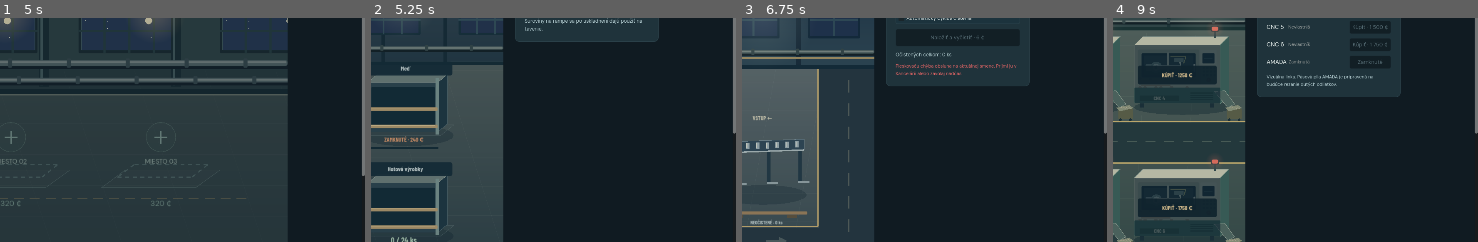
Above: before the commit, frames 1-4 (left to right).
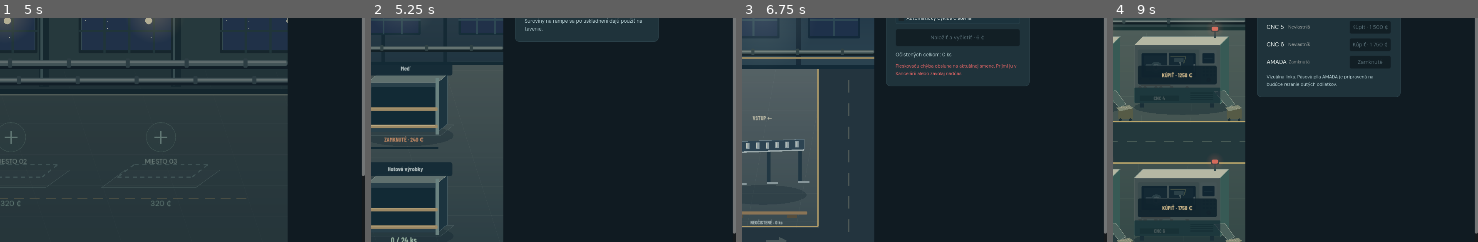
Above: after the commit, the same moments.

Repository: vopojtepek/Zlievaren
Game: Godot game, scene res://src/scenes/Main.tscn
Same seed, same stepped clock (60 frames per second), same inputs: the game is played once before the commit and once after it.
Inputs:
- Up to frame 1 (5 s): click "Ⅱ" at 0.5 s; click "▶" at 1.25 s; click "?" at 2 s; click "Novinky" at 2.75 s; click "Pokračovať" at 3.5 s; click "Zlievareň" at 4.25 s
- Up to frame 2 (5.25 s): click "Sklad" at 5 s
- Up to frame 3 (6.75 s): click "Zlievareň" at 5.75 s; click "Pieskovač" at 6.5 s
- Up to frame 4 (9 s): click "Sklad" at 7.25 s; click "Pieskovač" at 8 s; click "CNC hala" at 8.75 s
The pictures show only the part of the screen within x 50-100%, y 36-86%; the shares and areas given below are measured in that part.

Frame 1 is identical in both runs. In frame 2, 0.4% of the frame differs, in the area x 99-100%, y 51-97%; in frame 3, 0.4%; in frame 4, 0.4%.

Commit message:
Simplify hall panels and show office vacancies as horizontal icons

Diff:
--- a/godot/src/ui/WebLayout.gd
+++ b/godot/src/ui/WebLayout.gd
@@ -274,7 +274,7 @@
 	scene.visible = id != "office"
 	scene_info.visible = id != "office"
 	sidebar.visible = id != "office" and id != "foundry"
-	main.management_tabs.visible = id != "foundry"
+	main.management_tabs.visible = id == "office"
 	main.inspectors_container.hide()
 	_resize_scene.call_deferred()
 	area_switch.text = "TAVIAREŇ → SKLAD" if id == "foundry" else "← TAVIAREŇ"
--- a/godot/src/ui/office/OfficeView.gd
+++ b/godot/src/ui/office/OfficeView.gd
@@ -23,7 +23,7 @@
 @onready var missing_workers_list: VBoxContainer = $VBox/ScrollContent/ContentBox/TabOverview/MissingList
 @onready var employees_list: GridContainer = $VBox/ScrollContent/ContentBox/TabOverview/EmployeesGrid
 
-@onready var recruit_position_select: OptionButton = $VBox/ScrollContent/ContentBox/TabHire/RecruitHead/PositionSelect
+@onready var recruit_position_buttons: HBoxContainer = $VBox/ScrollContent/ContentBox/TabHire/RecruitHead/PositionScroll/PositionButtons
 @onready var recruit_formula_label: Label = $VBox/ScrollContent/ContentBox/TabHire/RecruitHead/FormulaLabel
 @onready var recruit_shifts_list: VBoxContainer = $VBox/ScrollContent/ContentBox/TabHire/ShiftsList
 
@@ -77,7 +77,6 @@
 	btn_tab_payroll.pressed.connect(func(): _switch_tab("payroll"))
 
 	btn_pay_debt.pressed.connect(_on_pay_debt)
-	recruit_position_select.item_selected.connect(_on_recruit_position_selected)
 
 	_switch_tab("overview")
 	_populate_recruit_positions()
@@ -122,12 +121,21 @@
 		return
 	var positions = FoundryEngine.positions(state)
 	cached_position_keys.clear()
-	recruit_position_select.clear()
+	for child in recruit_position_buttons.get_children():
+		recruit_position_buttons.remove_child(child)
+		child.queue_free()
 
 	for p in positions:
 		if p.crew == 0:
 			cached_position_keys.append(p.key)
-			recruit_position_select.add_item(p.label)
+			var button = Button.new()
+			button.text = p.label
+			button.tooltip_text = "Nábor · " + p.label
+			button.toggle_mode = true
+			button.custom_minimum_size = Vector2(116, 100)
+			_style_position_icon(button, p.role)
+			button.pressed.connect(_on_recruit_position_selected.bind(cached_position_keys.size() - 1))
+			recruit_position_buttons.add_child(button)
 
 	if not cached_position_keys.is_empty():
 		var found_match = false
@@ -142,6 +150,15 @@
 			recruit_position_key = cached_position_keys[0]
 	_sync_position_selection()
 
+func _style_position_icon(button: Button, role: String) -> void:
+	var icons = {"ladle": "worker_operator", "furnace": "worker_furnace", "warehouse": "worker_storekeeper", "washer": "worker_washer", "foreman": "foreman_miso", "operator": "worker_operator"}
+	button.icon = load("res://assets/textures/characters/%s.svg" % icons[role])
+	button.expand_icon = true
+	button.icon_alignment = HORIZONTAL_ALIGNMENT_CENTER
+	button.vertical_icon_alignment = VERTICAL_ALIGNMENT_TOP
+	button.add_theme_constant_override("icon_max_width", 42)
+	button.add_theme_font_size_override("font_size", 13)
+
 func _sync_position_selection() -> void:
 	var state = _get_state()
 	if state == null or state.is_empty():
@@ -159,11 +176,13 @@
 	if cur_pos != null:
 		for i in range(cached_position_keys.size()):
 			var k = cached_position_keys[i]
+			var button = recruit_position_buttons.get_child(i) as Button
+			button.set_pressed_no_signal(false)
+			button.modulate = Color.WHITE
 			for p in positions:
 				if p.key == k and p.role == cur_pos.role and p.slot == cur_pos.slot:
-					if recruit_position_select.selected != i:
-						recruit_position_select.selected = i
-					return
+					button.set_pressed_no_signal(true)
+					button.modulate = Color("f4ce88")
 
 func _on_tick(_state: Dictionary, _delta: float) -> void:
 	if not is_visible_in_tree():
@@ -246,7 +265,10 @@
 	_last_overview_key = overview_key
 
 	# Missing list
+	var old_scroll = missing_workers_list.get_node_or_null("VacancyScroll") as ScrollContainer
+	var scroll_position = old_scroll.scroll_horizontal if old_scroll != null else 0
 	for child in missing_workers_list.get_children():
+		missing_workers_list.remove_child(child)
 		child.queue_free()
 
 	var positions = FoundryEngine.positions(state)
@@ -261,7 +283,17 @@
 		ok_lbl.modulate = Color(0.4, 0.9, 0.6)
 		missing_workers_list.add_child(ok_lbl)
 	else:
+		var vacancy_scroll = ScrollContainer.new()
+		vacancy_scroll.name = "VacancyScroll"
+		vacancy_scroll.vertical_scroll_mode = ScrollContainer.SCROLL_MODE_DISABLED
+		vacancy_scroll.size_flags_horizontal = Control.SIZE_EXPAND_FILL
+		vacancy_scroll.follow_focus = true
+		var vacancy_row = HBoxContainer.new()
+		vacancy_row.add_theme_constant_override("separation", 8)
+		vacancy_scroll.add_child(vacancy_row)
+		missing_workers_list.add_child(vacancy_scroll)
 		for p in missing:
+			var e = FoundryEngine.assigned(state, p.key)
 			var card = PanelContainer.new()
 			card.mouse_filter = Control.MOUSE_FILTER_PASS
 			var style = StyleBoxFlat.new()
@@ -269,10 +301,10 @@
 			style.border_color = Color("#b17e5c")
 			style.set_border_width_all(1)
 			style.set_corner_radius_all(9)
-			style.set_content_margin_all(18)
+			style.set_content_margin_all(10 if e == null else 18)
 			card.add_theme_stylebox_override("panel", style)
 
-			var card_box = HBoxContainer.new()
+			var card_box: BoxContainer = VBoxContainer.new() if e == null else HBoxContainer.new()
 			card_box.add_theme_constant_override("separation", 16)
 
 			var info_box = VBoxContainer.new()
@@ -280,15 +312,17 @@
 			var title_l = Label.new()
 			title_l.text = p.label
 			title_l.add_theme_font_size_override("font_size", 14)
-			var e = FoundryEngine.assigned(state, p.key)
 			var sub_l = Label.new()
 			sub_l.text = ("%s neprišiel na smenu." % e.name) if e != null else "Pracovné miesto je voľné."
 			sub_l.modulate = Color(0.9, 0.7, 0.7)
 			info_box.add_child(title_l)
 			info_box.add_child(sub_l)
-			card_box.add_child(info_box)
-
-			var actions_box = HBoxContainer.new()
+			if e != null:
+				card_box.add_child(info_box)
+			else:
+				info_box.free()
+
+			var actions_box: BoxContainer = VBoxContainer.new() if e == null else HBoxContainer.new()
 			actions_box.add_theme_constant_override("separation", 8)
 			var choices = FoundryEngine.overtime_choices(state, p.key)
 			for c in choices:
@@ -307,17 +341,29 @@
 
 			if e == null:
 				var btn_rec = Button.new()
-				btn_rec.text = "Vybrať uchádzača →"
+				btn_rec.text = p.label
+				btn_rec.tooltip_text = "Vybrať uchádzača · " + p.label
+				btn_rec.set_meta("vacancy_position", p.key)
+				btn_rec.custom_minimum_size = Vector2(116, 100)
+				_style_position_icon(btn_rec, p.role)
 				var p_key = p.key
 				btn_rec.pressed.connect(func():
 					recruit_position_key = p_key
 					_switch_tab("hire")
 				)
-				actions_box.add_child(btn_rec)
-
-			card_box.add_child(actions_box)
+				card_box.add_child(btn_rec)
+
+			if actions_box.get_child_count() > 0:
+				card_box.add_child(actions_box)
+			else:
+				actions_box.free()
 			card.add_child(card_box)
-			missing_workers_list.add_child(card)
+			if e == null:
+				vacancy_row.add_child(card)
+			else:
+				missing_workers_list.add_child(card)
+		vacancy_scroll.visible = vacancy_row.get_child_count() > 0
+		vacancy_scroll.set_deferred("scroll_horizontal", scroll_position)
 
 	# Active employees grid
 	for child in employees_list.get_children():
--- a/godot/src/ui/office/OfficeView.tscn
+++ b/godot/src/ui/office/OfficeView.tscn
@@ -230,8 +230,14 @@
 theme_override_font_sizes/font_size = 13
 text = "Vyber pozíciu:"
 
-[node name="PositionSelect" type="OptionButton" parent="VBox/ScrollContent/ContentBox/TabHire/RecruitHead"]
-layout_mode = 2
+[node name="PositionScroll" type="ScrollContainer" parent="VBox/ScrollContent/ContentBox/TabHire/RecruitHead"]
+custom_minimum_size = Vector2(0, 120)
+layout_mode = 2
+vertical_scroll_mode = 0
+
+[node name="PositionButtons" type="HBoxContainer" parent="VBox/ScrollContent/ContentBox/TabHire/RecruitHead/PositionScroll"]
+layout_mode = 2
+theme_override_constants/separation = 8
 
 [node name="FormulaLabel" type="Label" parent="VBox/ScrollContent/ContentBox/TabHire/RecruitHead"]
 layout_mode = 2
--- a/godot/tests/TestOfficeUI.gd
+++ b/godot/tests/TestOfficeUI.gd
@@ -21,6 +21,7 @@
 	test_hire_buttons_stability_under_ticks()
 	test_hire_employee_click_and_state_update()
 	test_navigation_from_overview_select_candidate()
+	test_vacancy_updates_and_overtime()
 	test_overtime_calling()
 	test_dismiss_employee()
 	test_pay_debt()
@@ -57,7 +58,7 @@
 	office._populate_recruit_positions()
 
 	assert_true(office.cached_position_keys.size() >= 5, "Has position keys cached")
-	assert_eq(office.cached_position_keys.size(), office.recruit_position_select.item_count, "Dropdown count matches keys")
+	assert_eq(office.cached_position_keys.size(), office.recruit_position_buttons.get_child_count(), "Icon count matches keys")
 
 	# Verify standard jobs are present in dropdown
 	var found_ladle = false
@@ -150,22 +151,59 @@
 	var office = _create_office(s)
 	office._switch_tab("overview")
 
-	# Find 'Vybrať uchádzača →' button
+	# Each vacancy icon opens recruitment for its exact position.
 	var select_btns = []
 	for node in office.find_children("*", "Button", true, false):
-		if node.text.begins_with("Vybrať uchádzača"):
+		if node.has_meta("vacancy_position"):
 			select_btns.append(node)
 
 	assert_true(select_btns.size() > 0, "Missing worker has candidate selection button")
 	var btn: Button = select_btns[0]
+	var position_key = btn.get_meta("vacancy_position")
 	btn.emit_signal("pressed")
 
 	# Should now be in hire tab
 	assert_eq(office.active_tab, "hire", "Active tab switched to hire")
-	assert_true(office.recruit_position_select.selected >= 0, "Dropdown synchronized with selected position")
+	assert_eq(office.recruit_position_key, position_key, "Recruitment selects the clicked vacancy")
+	assert_true(office.recruit_position_buttons.get_children().any(func(b): return b.button_pressed), "Icons synchronized with selected position")
 	n += 3
 	_cleanup(office)
 	print("OK navigation from overview selects position and synchronizes dropdown")
+
+func test_vacancy_updates_and_overtime() -> void:
+	var s = FoundryEngine.fresh()
+	s.clock = 45.0
+	var pos0 = FoundryEngine.position_key("operator", 0, 0)
+	var pos1 = FoundryEngine.position_key("operator", 1, 0)
+	var candidate = s.hr.candidates[pos1][0]
+	FoundryEngine.perform(s, {"type": "personnel", "action": "hire", "position": pos1, "candidateId": candidate.id})
+	var office = _create_office(s)
+	var vacancy_scroll = office.missing_workers_list.get_node("VacancyScroll")
+	var overtime_buttons = vacancy_scroll.find_children("*", "Button", true, false).filter(func(b): return b.text.begins_with("Zavolať"))
+	assert_true(not overtime_buttons.is_empty(), "Vacant position retains overtime action")
+	var clock = office.get_node("/root/SimulationClock")
+	var was_paused = clock.is_paused
+	clock.is_paused = true
+	office._update_view(true)
+	vacancy_scroll = office.missing_workers_list.get_node("VacancyScroll")
+	for button in vacancy_scroll.find_children("*", "Button", true, false):
+		if button.text.begins_with("Zavolať"):
+			assert_true(button.disabled, "Vacancy overtime is disabled during pause")
+	clock.is_paused = was_paused
+	candidate = s.hr.candidates[pos0][0]
+	FoundryEngine.perform(s, {"type": "personnel", "action": "hire", "position": pos0, "candidateId": candidate.id})
+	office._update_view(true)
+	for button in office.missing_workers_list.find_children("*", "Button", true, false):
+		assert_true(button.get_meta("vacancy_position", "") != pos0, "Hired position no longer has a vacancy icon")
+	s.clock = 105.0
+	office._update_view()
+	for button in office.missing_workers_list.find_children("*", "Button", true, false):
+		if button.has_meta("vacancy_position"):
+			var position = FoundryEngine.positions(s).filter(func(p): return p.key == button.get_meta("vacancy_position"))[0]
+			assert_true(FoundryEngine.position_active(s, position), "Vacancies follow the current shift")
+	n += 4
+	_cleanup(office)
+	print("OK vacancies refresh after hiring and shift change, retaining guarded overtime actions")
 
 func test_overtime_calling() -> void:
 	var s = FoundryEngine.fresh()
--- a/godot/tests/capture_layout.gd
+++ b/godot/tests/capture_layout.gd
@@ -39,7 +39,22 @@
 		await shot("layout-" + room)
 		check(layout.sidebar.size.x <= 346 or room == "office", "Sidebar width stays consistent in " + room)
 		check(main.office_view.visible == (room == "office"), "Office visibility matches navigation")
-	gm.change_room("warehouse")
+		check(main.management_tabs.visible == (room == "office"), "Management panel is only shown in office")
+	gm.change_room("office")
+	for width in [1440, 800]:
+		root.size = Vector2i(width, 1000)
+		await shot("office-vacancies-%d" % width)
+		var vacancies = main.office_view.missing_workers_list.get_node("VacancyScroll") as ScrollContainer
+		var row = vacancies.get_child(0) as HBoxContainer
+		check(vacancies.get_global_rect().end.x <= width, "Vacancy scroll fits viewport")
+		check(row.get_child_count() > 1, "Several vacancies are shown")
+		check(row.get_child(0).position.y == row.get_child(1).position.y, "Vacancies share one row")
+		if width == 800:
+			check(vacancies.get_h_scroll_bar().visible, "Narrow viewport offers horizontal scrolling")
+			vacancies.scroll_horizontal = 1000
+			await settle()
+			check(vacancies.scroll_horizontal > 0, "Vacancy row can be scrolled")
+	root.size = Vector2i(1440, 1000)
 	for tab in ["stock", "market", "contracts", "development"]:
 		main.management_tabs._switch_tab(tab)
 		await settle()
